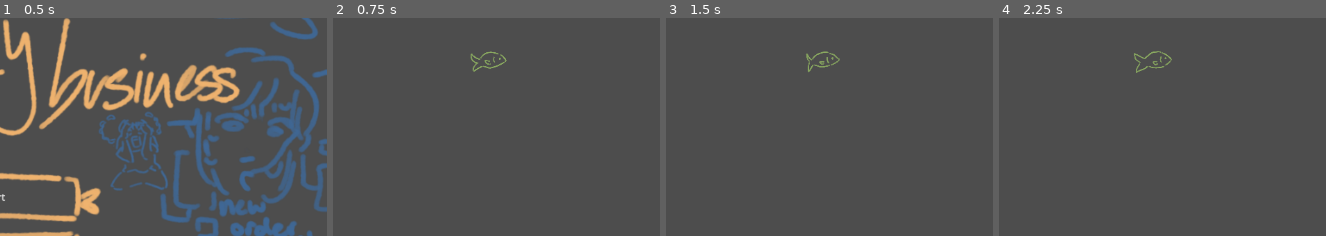
Above: before the commit, frames 1-4 (left to right).
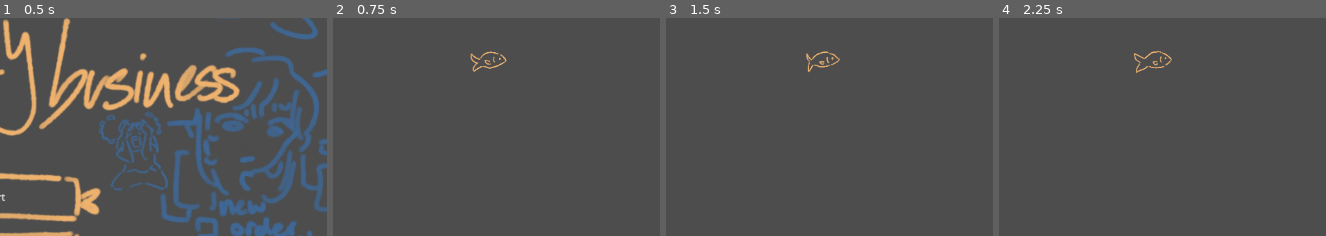
Above: after the commit, the same moments.

Repository: corin-gaiotto/gdc-jam-2025
Game: Godot game, scene res://Scenes/MainScene.tscn
The game is run twice, just before and just after one commit, with the same random seed, the same clock (stepped at 60 frames per second) and the same inputs. The engine's default icon, where the game draws it, is replaced by a stand-in: a white triangle on a blue panel in a dark square.
Inputs (mouse positions are % of the whole screen's width and height, from its top left):
- Up to frame 1 (0.5 s): no input
- Up to frame 2 (0.75 s): click "Start" at 0.5 s
- Up to frame 3 (1.5 s): move the mouse to (79, 45) at 1.27 s; hold D (right) from 1.28 s (still down); tap Space (fishing-interact) at 1.35 s
- Up to frame 4 (2.25 s): move the mouse to (28, 55) at 2.02 s; release D (right) at 2.03 s; hold S (down) from 2.03 s (still down); tap Space (fishing-interact) at 2.1 s
The pictures show only the part of the screen within x 45-95%, y 40-90%; the shares and areas given below are measured in that part.

Frame 1 is identical in both runs. In frame 2, 0.3% of the frame differs, in the area x 41-54%, y 15-25%; in frame 3, 0.3%; in frame 4, 0.3%, in the area x 41-53%, y 15-26%.

Commit message:
Added user interface

Diff:
--- a/Objects/Fish.tscn
+++ b/Objects/Fish.tscn
@@ -7,7 +7,6 @@
 [sub_resource type="CircleShape2D" id="CircleShape2D_hmv8f"]
 
 [node name="Fish" type="AnimatedSprite2D"]
-modulate = Color(0.587613, 0.969514, 0.869707, 1)
 position = Vector2(329, 184)
 script = ExtResource("1_f7nft")
 size = 1.0
--- a/Objects/FishingPlayer.tscn
+++ b/Objects/FishingPlayer.tscn
@@ -244,4 +244,53 @@
 sprite_frames = SubResource("SpriteFrames_fe5ay")
 autoplay = "default"
 
+[node name="DoorLabel" type="Label" parent="."]
+offset_left = 5.0
+offset_top = 200.0
+offset_right = 137.0
+offset_bottom = 275.0
+text = "[E]
+Enter Restaurant"
+horizontal_alignment = 1
+
+[node name="FishingLabel" type="Label" parent="."]
+offset_left = 10.0
+offset_top = 200.0
+offset_right = 136.0
+offset_bottom = 275.0
+text = "[E]
+Start Fishing"
+horizontal_alignment = 1
+
+[node name="CastLabel" type="Label" parent="."]
+offset_left = 10.0
+offset_top = 200.0
+offset_right = 136.0
+offset_bottom = 275.0
+text = "[Space]
+Cast Line"
+horizontal_alignment = 1
+
+[node name="MoveHookLabel" type="Label" parent="."]
+offset_left = 10.0
+offset_top = 200.0
+offset_right = 136.0
+offset_bottom = 275.0
+text = "[WASD]
+Move Hook"
+horizontal_alignment = 1
+
+[node name="FishDisplay" type="Label" parent="."]
+offset_left = 139.0
+offset_top = 211.0
+offset_right = 265.0
+offset_bottom = 286.0
+text = "<NAME>
+<SIZE> cm
+Value: $<VAL>"
+horizontal_alignment = 1
+
+[node name="DisplaySprite" type="AnimatedSprite2D" parent="FishDisplay"]
+position = Vector2(58, 115)
+
 [connection signal="area_entered" from="Hook" to="." method="_on_hook_area_entered"]
--- a/Objects/RestaurantInteractables/Stove.tscn
+++ b/Objects/RestaurantInteractables/Stove.tscn
@@ -1,8 +1,6 @@
 [gd_scene load_steps=3 format=3 uid="uid://c54ekrxvd6rgi"]
 
 [ext_resource type="Script" uid="uid://dg4fvy4y531xb" path="res://Scripts/stove.gd" id="1_1cxga"]
-
-[ext_resource type="PackedScene" uid="uid://dmcswnvo3phg2" path="res://Objects/RestaurantPlayer.tscn" id="2_1cxga"]
 
 [sub_resource type="RectangleShape2D" id="RectangleShape2D_qn1c0"]
 
--- a/Scripts/fishing_player.gd
+++ b/Scripts/fishing_player.gd
@@ -7,6 +7,13 @@
 @onready var _hook = $Hook
 @onready var _hookSprite = $Hook/HookSprite
 @onready var _collisionShape = $CollisionShape2D
+
+@onready var _doorLabel = $DoorLabel
+@onready var _fishingLabel = $FishingLabel
+@onready var _castLabel = $CastLabel
+@onready var _moveHookLabel = $MoveHookLabel
+@onready var _fishDisplay = $FishDisplay
+@onready var _displaySprite = $FishDisplay/DisplaySprite
 
 @export var _energyBar : TextureProgressBar
 
@@ -56,6 +63,10 @@
 	_energyBar.max_value = maxEnergy
 	_energyBar.value = energy
 	_energyBar.visible = false
+	_doorLabel.visible = false
+	_fishingLabel.visible = false
+	_castLabel.visible = false
+	_fishDisplay.visible = false
 
 	_mainScene = get_parent().get_parent()
 	if _mainScene:
@@ -105,6 +116,11 @@
 		velocity = Vector2.ZERO
 	move_and_slide()
 
+	_doorLabel.visible = inDoor
+	_fishingLabel.visible = canFish and not(isFishing)
+	_castLabel.visible = currentState == fishingEnum.FISHING_IDLE and isFishing
+	_moveHookLabel.visible = currentState == fishingEnum.FISHING_CAST_IDLE and isFishing
+
 	if inDoor and Input.is_action_just_pressed("start-fishing"):
 		_mainScene.switchScene("Restaurant")
 
@@ -206,6 +222,12 @@
 					print("[minigame] Caught!")
 					hookedFish.global_position = global_position + Vector2(0, -80)
 					# remove the fish and add its name and price to the list of fish
+					_fishDisplay.text = hookedFish.speciesName + "\n" + str(snapped(hookedFish.size*100, 1)) + " cm\nValue: $" + str("%0.2f" % snapped(hookedFish.finalSellValue, 0.01))
+					_displaySprite.sprite_frames = hookedFish.sprite_frames
+					_displaySprite.scale = hookedFish.scale
+					_fishDisplay.visible = true
+					_displaySprite.visible = true
+
 					_mainScene.conservedData["FishCaught"].append([hookedFish.speciesName, snapped(hookedFish.finalSellValue, 0.01)])
 					print(_mainScene.conservedData["FishCaught"])
 					hookedFish.queue_free()
@@ -226,6 +248,7 @@
 				# wait for the obtain animation to play out, then allow the player to return to FISHING_IDLE using interact
 				if stateTimeRemaining < 1 and Input.is_action_just_pressed("fishing-interact"):
 					currentState = fishingEnum.FISHING_IDLE
+					_fishDisplay.visible = false
 					_animatedSprite.play("fishing-idle")
 					_hookSprite.visible = false
 					play_fishing_calm.emit()
Not shown: 1 places in Scenes/MainMenu.tscn that only renumber resources
